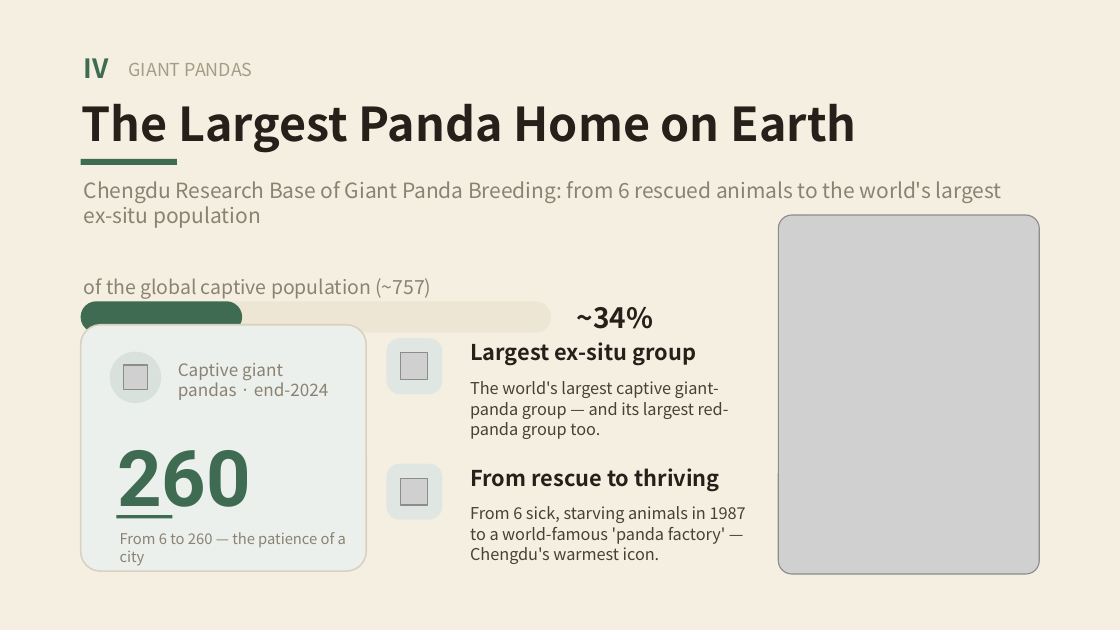
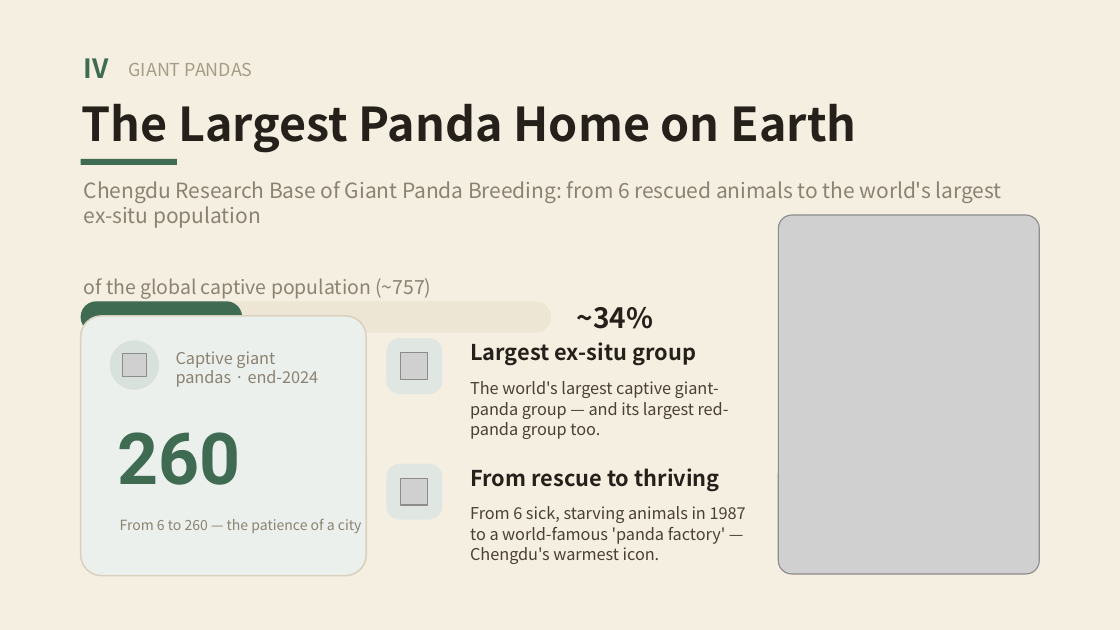
Before and after one commit to addsumtech/slides_maker-site, a slide deck: slide 8 of templates/decks/en/chengdu/template.pptx. Drawn at 1120x630 pixels with LibreOffice and Linux fonts; fonts in the diff are those of the drawing; grey boxes stand for pictures. Boxes give left, top, right and bottom in pixels: in the first picture for what was removed or moved away, otherwise in the second. Text is boxed around its words. In the diff, an @@ line names an element or a change of style, - is before the commit and + after.

```diff
--- a/templates/decks/en/chengdu/template.pptx
+++ b/templates/decks/en/chengdu/template.pptx
@@ rounded rectangle: place and size @@
-rounded rectangle at [81,325,366,571]
+rounded rectangle at [81,316,366,576]
@@ ellipse: place and size @@
-ellipse at [110,352,161,403]
+ellipse at [110,340,159,390]
@@ picture: place and size @@
-picture at [123,365,148,390]
+picture at [122,353,146,376]
@@ text "Captive giant": place and size @@
-text "Captive giant" at [178,363,329,400]
+text "Captive giant" at [176,351,319,387]
@@ text "Captive giant" at [176,351,319,387]: size 11 to 10.5 pt @@
@@ text "260": place and size @@
-text "260" at [117,450,251,519]
+text "260" at [117,432,240,485]
@@ text "260" at [117,432,240,485]: size 50 to 46 pt @@
@@ text "From 6 to 260 — ...": place and size @@
-text "From 6 to 260 — ..." at [120,532,346,566]
+text "From 6 to 260 — ..." at [120,519,362,533]
@@ text "From 6 to 260 — ..." at [120,519,362,533]: size 9.5 to 9 pt @@
@@ rectangle removed at [116,515,172,519] @@
```
Also in this commit, not shown: 14 other files.
